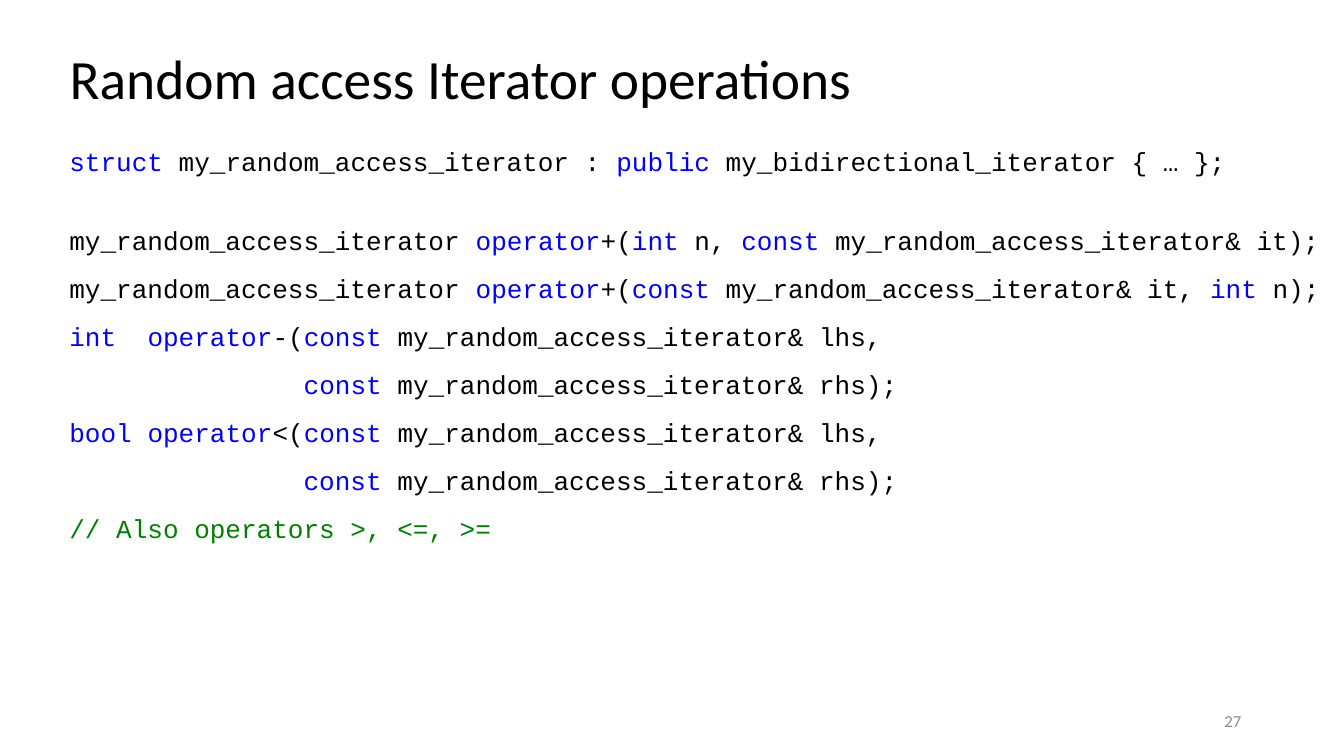
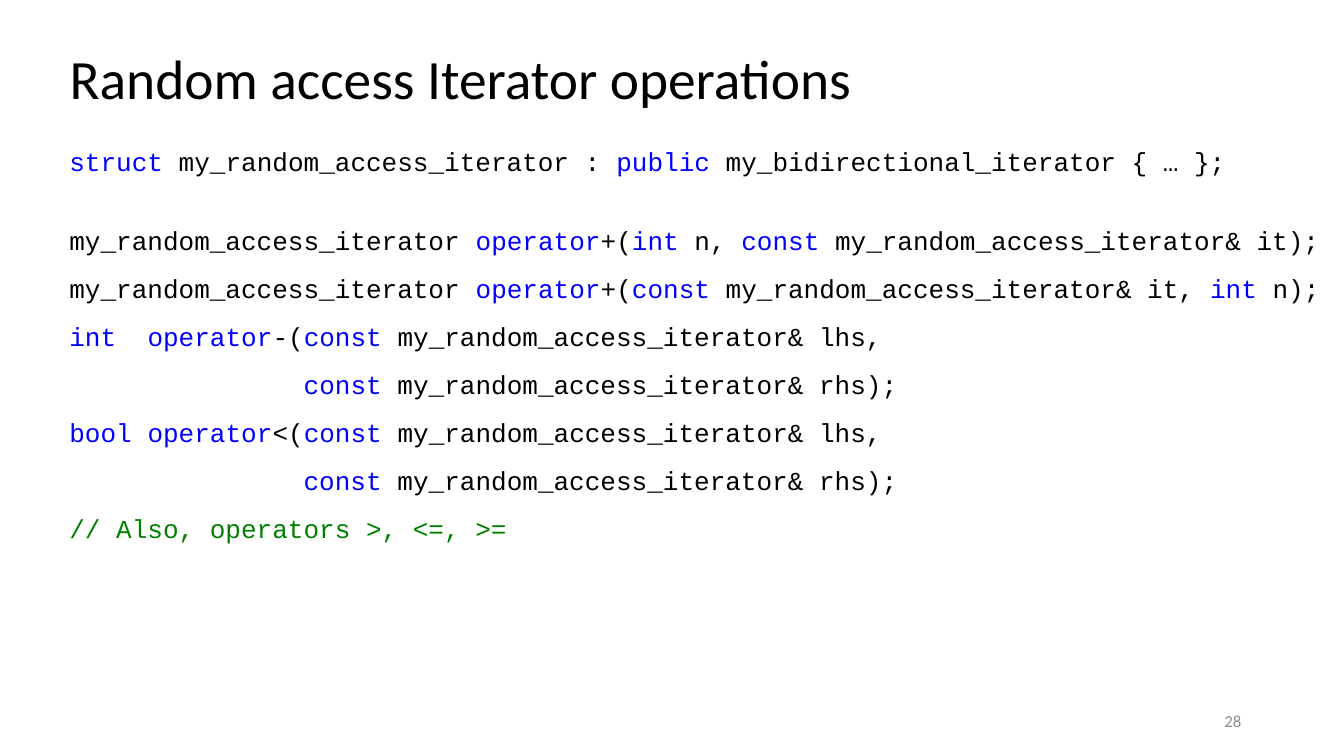
Before and after one commit to rarutyun/cpp-courses, a slide deck: slide 28 of 08_iterators/08_iterators.pptx (slide 27 before the commit). Drawn at 1344x756 pixels with LibreOffice and Linux fonts; fonts in the diff are those of the drawing. Boxes give left, top, right and bottom in pixels: in the first picture for what was removed or moved away, otherwise in the second. Text is boxed around its words. In the diff, an @@ line names an element or a change of style, - is before the commit and + after.

Commit message:
The iterators lecture minor improvements

```diff
--- a/08_iterators/08_iterators.pptx
+++ b/08_iterators/08_iterators.pptx
@@ text at [116,519,351,544]: text changed @@
-// Also operators >, <=, >=
+// Also, operators >, <=, >=
@@ page number at [1224,715,1241,727]: text changed @@
-27
+28
```
Also in this commit, not shown: 9 other slides changed, 1 slide added.
